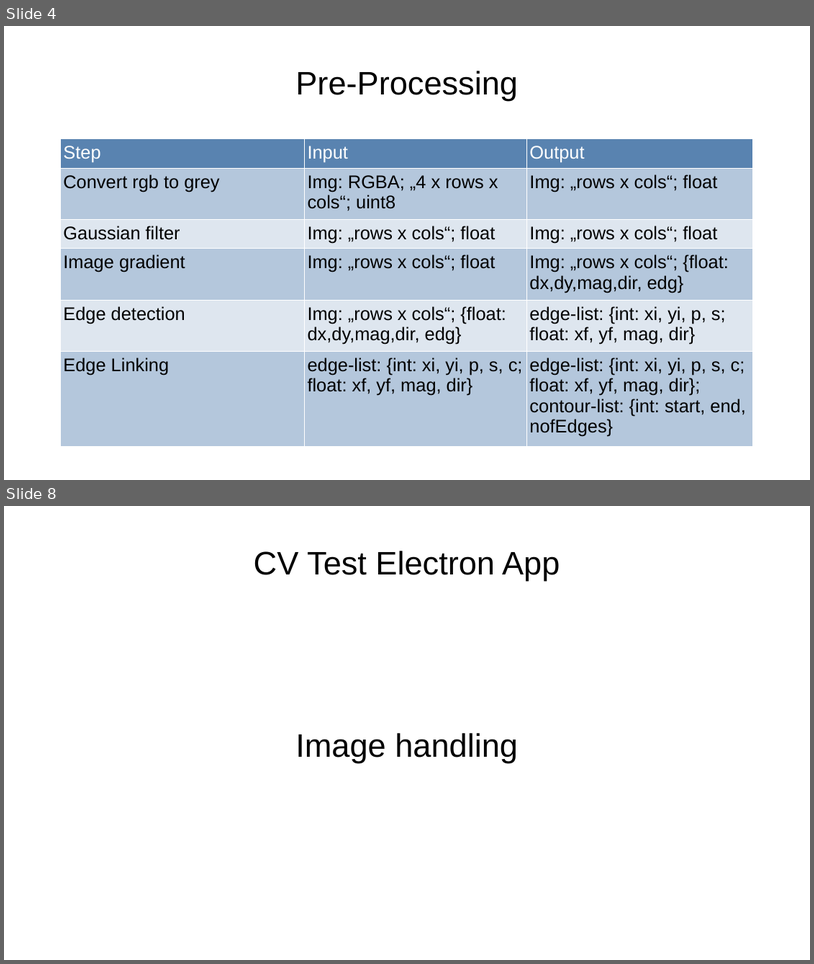
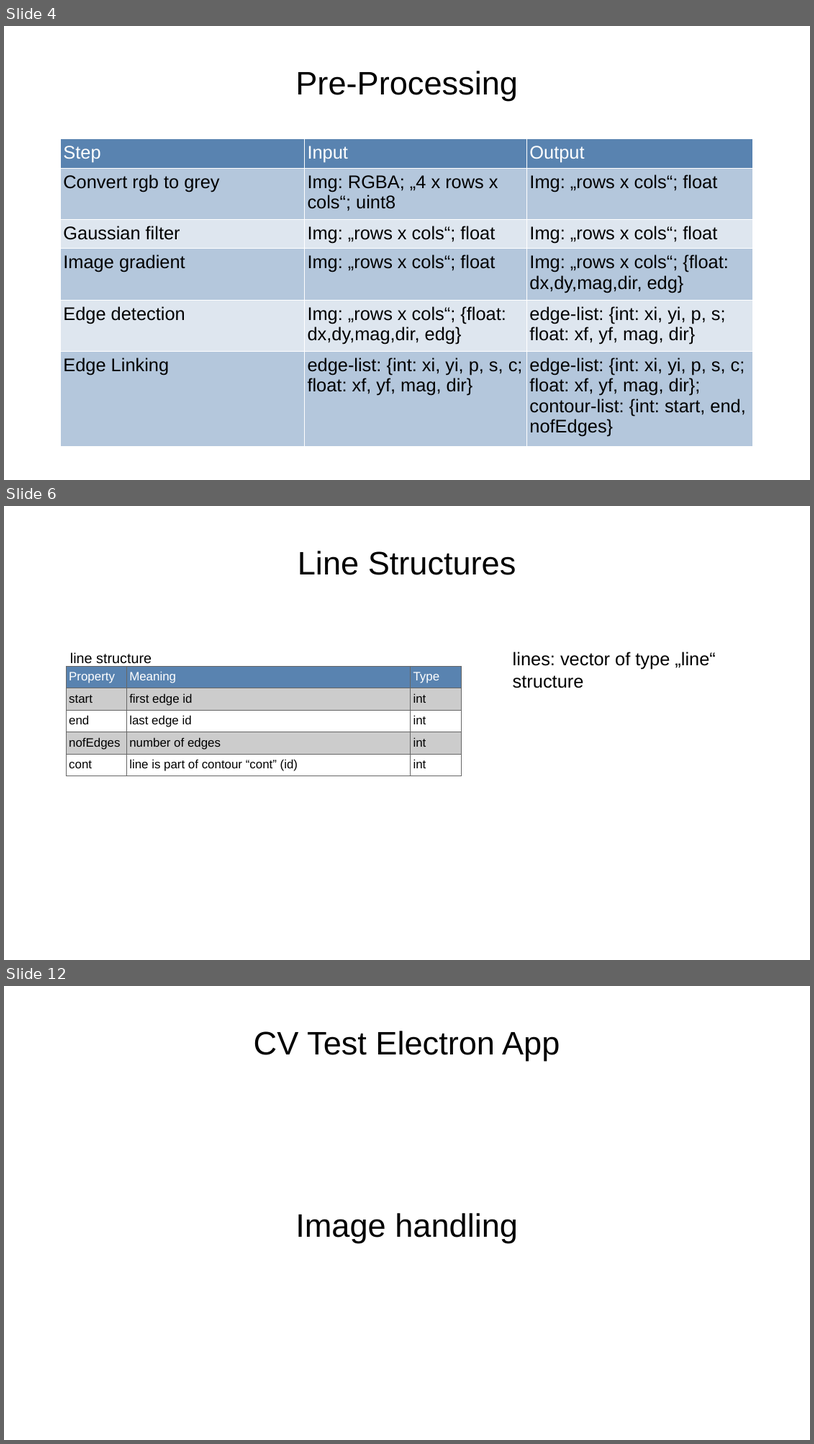
Before and after one commit to AxelTe/cvTestElectron, a slide deck: insides.odp. Shown one above the other, each under a label of ours: slides 4 and 8 before the commit, slides 4, 6 and 12 after it; the slides between them are not shown. The pictures are 814x964 and 814x1444 pixels, drawn with LibreOffice and Linux fonts; fonts in the diff are those of the drawing. Boxes give left, top, right and bottom in pixels: in the first picture for what was removed or moved away, otherwise in the second. Text is boxed around its words. In the diff, an @@ line names an element or a change of style, - is before the commit and + after.

Commit message:
line detection

```diff
--- a/insides.odp
+++ b/insides.odp
@@ slide 6 added at box(4, 506, 810, 960), background #FFFFFF @@
@@ title added at box(298, 551, 517, 575), 32 pt, text #000000 @@
+Line Structures
@@ text added at box(70, 652, 152, 667), 14 pt, text #000000 @@
+line structure
@@ text added at box(513, 651, 715, 688), 18 pt, text #000000 @@
+lines: vector of type „line“ structure
@@ table added at box(66, 667, 462, 774), 5 rows, 3 columns @@
+Property | Meaning | Type
+start | first edge id | int
+end | last edge id | int
+nofEdges | number of edges | int
+cont | line is part of contour “cont” (id) | int
@@ what was slide 8 is now slide 12 @@
```
Also in this commit, not shown: 9 slides changed, 3 other slides added, 12 other files.
